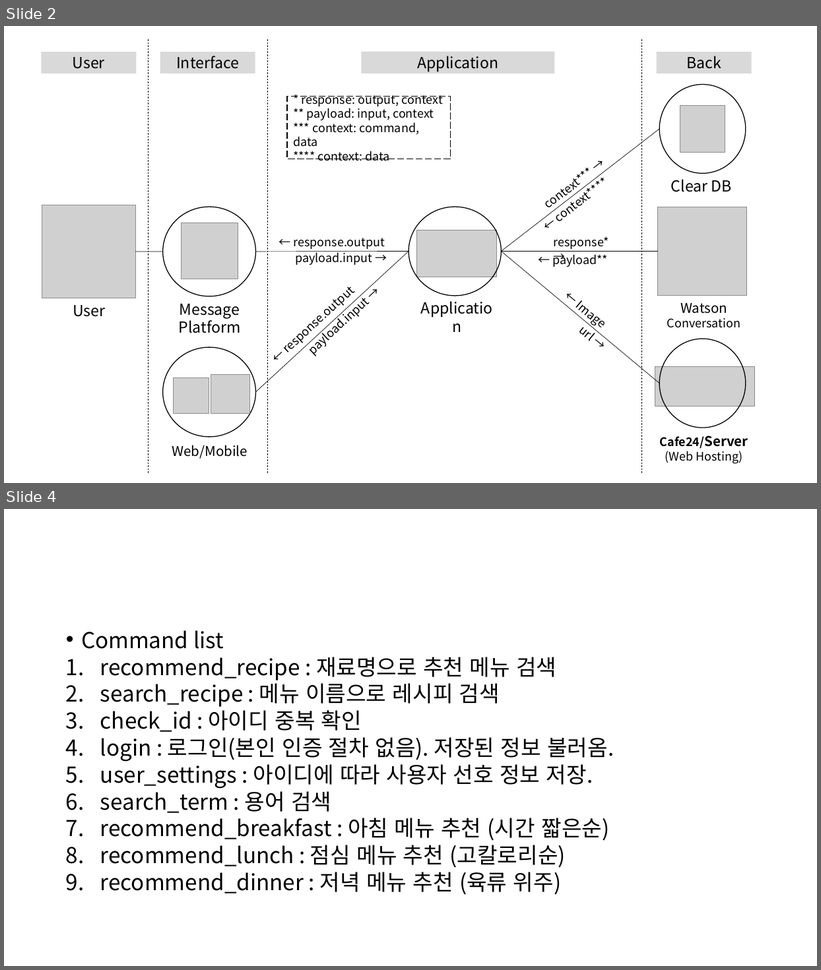
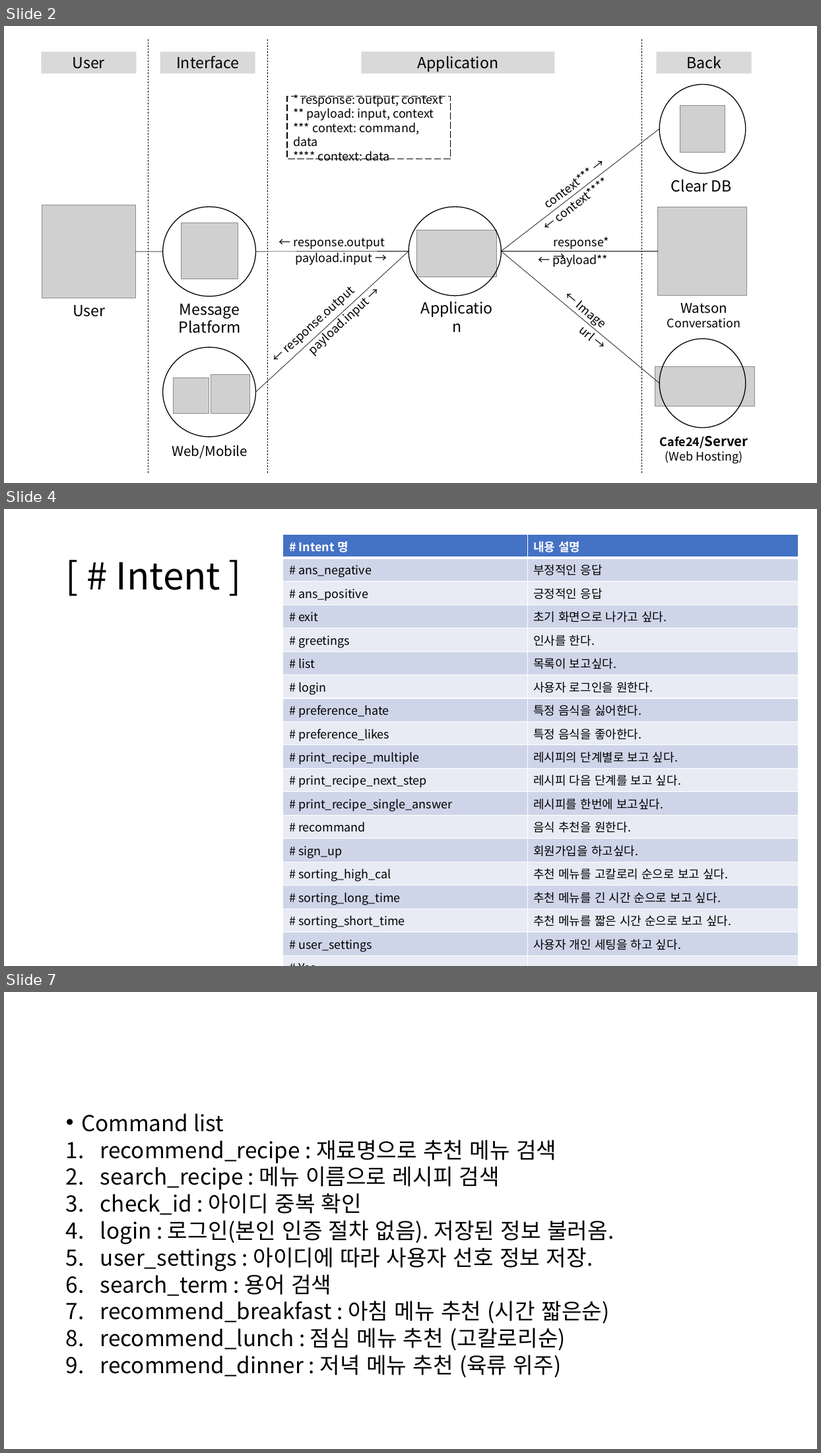
Before and after one commit to csy9608/capstone_chatbot, a slide deck: 설계도.pptx. Shown one above the other, each under a label of ours: slides 2 and 4 before the commit, slides 2, 4 and 7 after it; the slides between them are not shown. The pictures are 821x970 and 821x1453 pixels, drawn with LibreOffice and Linux fonts; fonts in the diff are those of the drawing; grey boxes stand for pictures. Boxes give left, top, right and bottom in pixels: in the first picture for what was removed or moved away, otherwise in the second. Text is boxed around its words. In the diff, an @@ line names an element or a change of style, - is before the commit and + after.

```diff
--- a/설계도.pptx
+++ b/설계도.pptx
@@ slide 4 added at [4, 509, 817, 966], background #FFFFFF @@
@@ table added at [283, 535, 799, 955], 19 rows, 2 columns @@
+# Intent 명 | 내용 설명
+# ans_negative | 부정적인 응답
+# ans_positive | 긍정적인 응답
+# exit | 초기 화면으로 나가고 싶다.
+# greetings | 인사를 한다.
+# list | 목록이 보고싶다.
+# login | 사용자 로그인을 원한다.
+# preference_hate | 특정 음식을 싫어한다.
+# preference_likes | 특정 음식을 좋아한다.
+# print_recipe_multiple | 레시피의 단계별로 보고 싶다.
+# print_recipe_next_step | 레시피 다음 단계를 보고 싶다.
+# print_recipe_single_answer | 레시피를 한번에 보고싶다.
+# recommand | 음식 추천을 원한다.
+# sign_up | 회원가입을 하고싶다.
+# sorting_high_cal | 추천 메뉴를 고칼로리 순으로 보고 싶다.
+# sorting_long_time | 추천 메뉴를 긴 시간 순으로 보고 싶다.
+# sorting_short_time | 추천 메뉴를 짧은 시간 순으로 보고 싶다.
+# user_settings | 사용자 개인 세팅을 하고 싶다.
+# Yes | 
@@ title added at [116, 562, 220, 590], 44 pt, text #000000 @@
+[ # Intent ]
@@ what was slide 4 is now slide 7 @@
```
Also in this commit, not shown: 1 slide changed, 3 other slides added.
